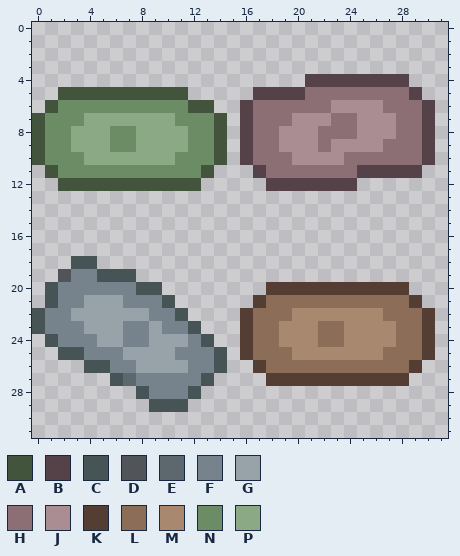
One commit to this pixel-art sprite: Assets/Art/Particals/Sprites/moneybills.png. The first picture shows the starting point.
The file is 32x32 pixels. Colours within 5 levels of each other are drawn and written as one.
Palette (. is transparent): A #43543d  B #544248  C #465456  D #515459  E #5d686e  F #77838c  G #97a2a9  H #8c6f74  J #a98d92  K #543e33  L #8c6d57  M #a98870  N #6c8c66  P #8aa984
Pixels before, first column x 0:
 4 .....................BBBBBBBB..
 5 ..AAAAAAAAAA.....BBBBHHHHHHHHB.
 6 .ANNNNNNNNNNAA..BHHHHHHJJJJHHHB
 7 ANNNPPPPPPPNNNA.BHHHJJJHHJJJHHB
 8 ANNPPPNNPPPPNNA.BHHJJJHHHJJJHHB
 9 ANNPPPNNPPPPNNA.BHHJJJHJJJJHHHB
10 ANNNPPPPPPPNNNA.BHHHJJJJHHHHHHB
11 .ANNNNNNNNNNNA...BHHHHHHHBBBBB.
12 ..AAAAAAAAAAA.....BBBBBBB......
13 ...............................
14 ...............................
15 ...............................
16 ...............................
17 ...............................
18 ...CC..........................
19 ..DFFCCC.......................
20 .CFFFFFFCC........KKKKKKKKKKK..
21 .CFFGGGFFFC......KLLLLLLLLLLLK.
22 CFFGGGGGGFFC....KLLLMMMMMMMLLLK
23 CFFFGGGFFGFFC...KLLMMMLLMMMMLLK
24 .CFFFGGFFGGGFC..KLLMMMLLMMMMLLK
25 ..CCFFFGGGGFFFC.KLLLMMMMMMMLLLK
26 ....CCFFGGGGFFC..KLLLLLLLLLLLK.
27 ......CEFFFFFC....KKKKKKKKKKK..
28 ........CFFFC..................
29 .........CCC...................
The result:
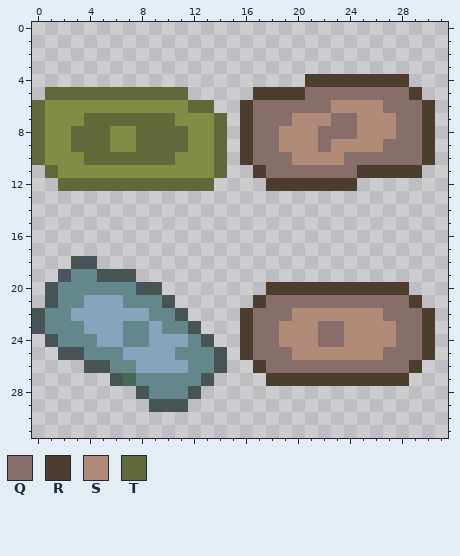
Colours new in this view: Q #886e6a  R #4c3d2e  S #b28b78  T #61683a
Diff:
colour D: #515459 -> #4a5462
colour E: #5d686e -> #486859
colour F: #77838c -> #64878c
colour G: #97a2a9 -> #88a3bc
colour N: #6c8c66 -> #7f8e44
y 4: x 21..28 BBBBBBBB -> RRRRRRRR
y 5: x 1..11 .AAAAAAAAAA -> TTTTTTTTTTT; x 17..29 BBBBHHHHHHHHB -> RRRRQQQQQQQQR
y 6: x 0..1 .A -> TN; x 12..13 AA -> TT; x 16..30 BHHHHHHJJJJHHHB -> RQQQQQQSSSSQQQR
y 7: x 0 A -> T; x 4..10 PPPPPPP -> TTTTTTT; x 14 A -> T; x 16..30 BHHHJJJHHJJJHHB -> RQQQSSSQQSSSQQR
y 8: x 0 A -> T; x 3..5 PPP -> TTT; x 8..11 PPPP -> TTTT; x 14 A -> T; x 16..30 BHHJJJHHHJJJHHB -> RQQSSSQQQSSSQQR
y 9: x 0 A -> T; x 3..5 PPP -> TTT; x 8..11 PPPP -> TTTT; x 14 A -> T; x 16..30 BHHJJJHJJJJHHHB -> RQQSSSQSSSSQQQR
y 10: x 0 A -> T; x 4..10 PPPPPPP -> TTTTTTT; x 14 A -> T; x 16..30 BHHHJJJJHHHHHHB -> RQQQSSSSQQQQQQR
y 11: x 1 A -> T; x 13..14 A. -> NT; x 17..29 BHHHHHHHBBBBB -> RQQQQQQQRRRRR
y 12: x 2..13 AAAAAAAAAAA. -> TTTTTTTTTTTT; x 18..24 BBBBBBB -> RRRRRRR
y 20: x 18..28 KKKKKKKKKKK -> RRRRRRRRRRR
y 21: x 17..29 KLLLLLLLLLLLK -> RQQQQQQQQQQQR
y 22: x 16..30 KLLLMMMMMMMLLLK -> RQQQSSSSSSSQQQR
y 23..24: x 16..30 KLLMMMLLMMMMLLK -> RQQSSSQQSSSSQQR
y 25: x 16..30 KLLLMMMMMMMLLLK -> RQQQSSSSSSSQQQR
y 26: x 17..29 KLLLLLLLLLLLK -> RQQQQQQQQQQQR
y 27: x 18..28 KKKKKKKKKKK -> RRRRRRRRRRR
Changed places in both pictures, as pixel boxes (x1, y1, x2, y2):
changed: (32, 74, 435, 191)
changed: (45, 269, 435, 399)
